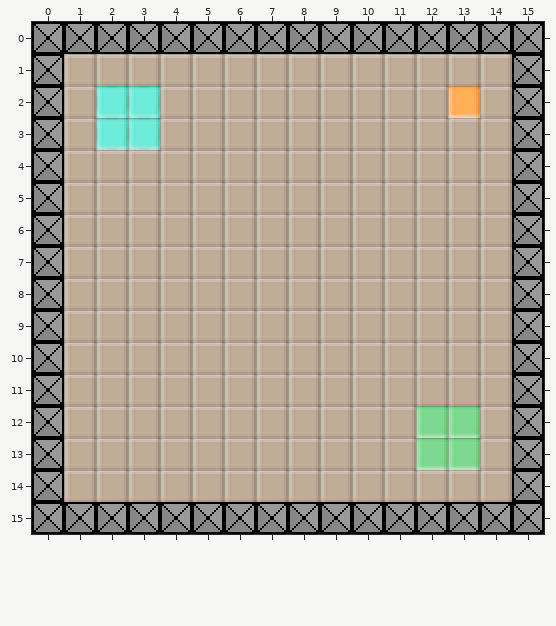
Two states of a Tiled map (JSON), gamex/assets/levels/test2.json. The picture above is the old version.
Cells are 16x16 px. Shown: x 0..15, y 0..15.
The result:
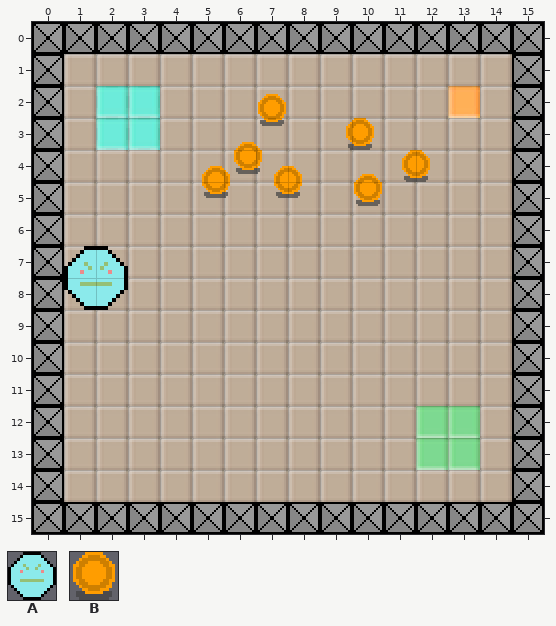
Key: from "tileset": A 8 "ball", B 10 "coin_0".
Objects are placed by their top-left corner, in cells (3,4 is the top-left corner of cell 3,4); size is 1x1 cell unless given.
Change:
--- layer "Object Layer 1"
+B "coin" at 7,2.2
+B "coin" at 9.8,3
+B "coin" at 6.2,3.8
+B "coin" at 11.5,4
+B "coin" at 5.2,4.5
+B "coin" at 7.5,4.5
+B "coin" at 10,4.8
+A "ball" at 1,7 size 2x2
